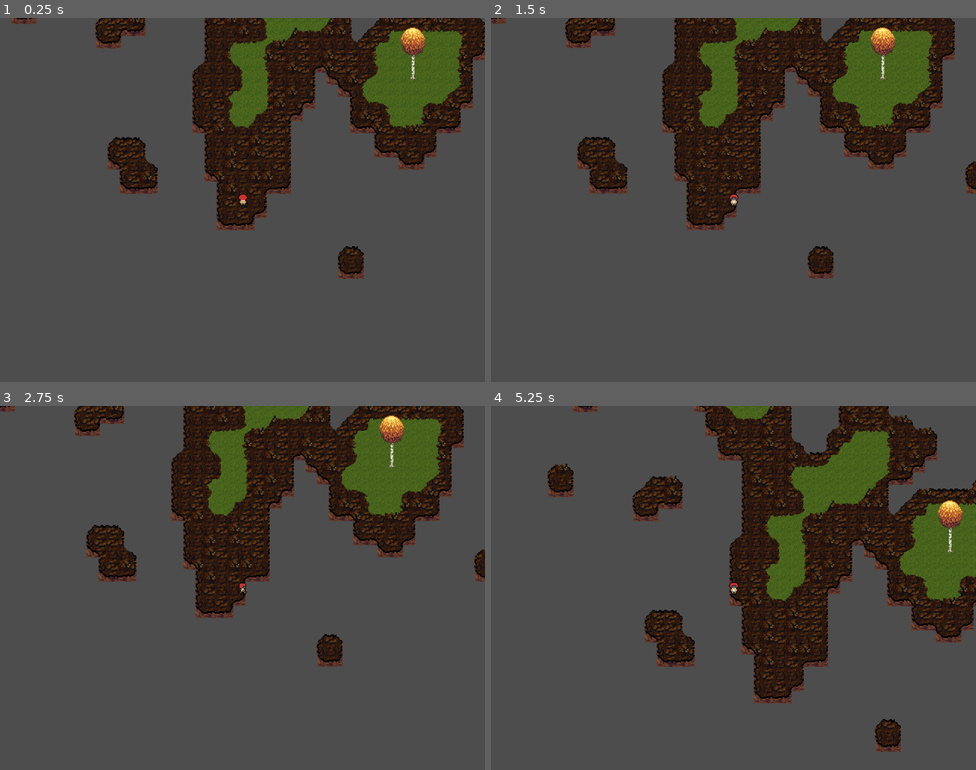
Above: before the commit, frames 1-4 (two rows, left to right).
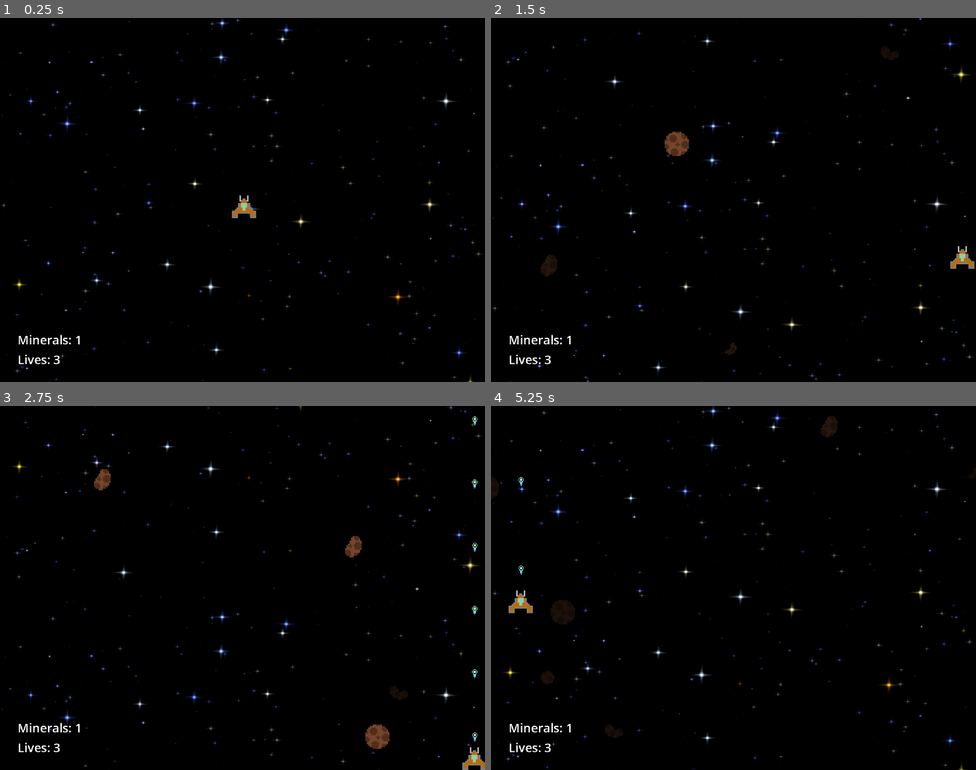
Above: after the commit, the same moments.

Repository: str08/CIEE-Game
Game: Godot game, scene res://Scenes/game.tscn
The game is run twice, just before and just after one commit, with the same random seed, the same clock (stepped at 60 frames per second) and the same inputs. Before the commit the project starts from res://Scenes/FloatingIsland1.tscn.
Inputs:
- Up to frame 1 (0.25 s): no input
- Up to frame 2 (1.5 s): hold D (Right) 0.53-1.28 s; hold J (Shoot) 0.53-1.28 s; hold S (Down) from 1.28 s (still down); tap Shift (Slow) at 1.35 s
- Up to frame 3 (2.75 s): release S (Down) at 2.03 s; hold D (Right) from 2.03 s (still down); hold J (Shoot) from 2.03 s (still down)
- Up to frame 4 (5.25 s): release D (Right) at 2.78 s; release J (Shoot) at 2.78 s; hold W (Up) 2.78-3.53 s; tap Shift (Slow) at 2.85, 4.35 s; hold J (Shoot) 3.53-4.28 s; hold A (Left) 3.53-5.03 s; hold S (Down) from 5.03 s (still down); hold J (Shoot) from 5.03 s (still down)

The runs differ from the first frame. In frame 1, 97% of the frame differs, in the area x 0-100%, y 0-100%; in frame 2, 97%; in frame 3, 97%; in frame 4, 96%.

Commit message:
Other things?

Diff:
--- a/ciee-game/Scenes/BossOne.tscn
+++ b/ciee-game/Scenes/BossOne.tscn
@@ -1,18 +1,8 @@
-[gd_scene load_steps=3 format=3 uid="uid://blpvjrj0vk0cg"]
+[gd_scene load_steps=2 format=3 uid="uid://blpvjrj0vk0cg"]
 
-[ext_resource type="PackedScene" uid="uid://cieq6mil2t854" path="res://Bosses/Scenes/BaseBoss.tscn" id="1_4w1kq"]
-[ext_resource type="Script" uid="uid://dyam3gfu6cqct" path="res://Bosses/Scripts/boss_one.gd" id="2_7n6p3"]
+[ext_resource type="PackedScene" uid="uid://cieq6mil2t854" path="res://Scenes/BaseBoss.tscn" id="1_4w1kq"]
 
 [node name="BaseBoss" instance=ExtResource("1_4w1kq")]
-script = ExtResource("2_7n6p3")
-dash_speed = 600.0
-telegraph_time = 1.0
-dash_return_speed = 300.0
-dash_cooldown = 3.0
-shoot_interval = 1.0
-phase2_threshold = 0.7
-phase3_threshold = 0.3
-dash_shoot_interval = 0.2
 
 [node name="ColorRect" parent="." index="0"]
 offset_left = 312.0
--- a/ciee-game/project.godot
+++ b/ciee-game/project.godot
@@ -11,7 +11,7 @@
 [application]
 
 config/name="CIEE Game"
-run/main_scene="uid://fom3w24yh0rc"
+run/main_scene="uid://c0jfltrcdhkbx"
 config/features=PackedStringArray("4.4", "Forward Plus")
 config/icon="res://icon.svg"
 
@@ -61,6 +61,7 @@
 }
 
 [layer_names]
+
 2d_physics/layer_3="Mineral"
 2d_physics/layer_5="Tileset"
 2d_physics/layer_6="Z-indexTriggers"
Not shown, changed: ciee-game/Assets/enemyCharacterBOMB.png.import
Not shown, changed: ciee-game/Assets/.DS_Store
